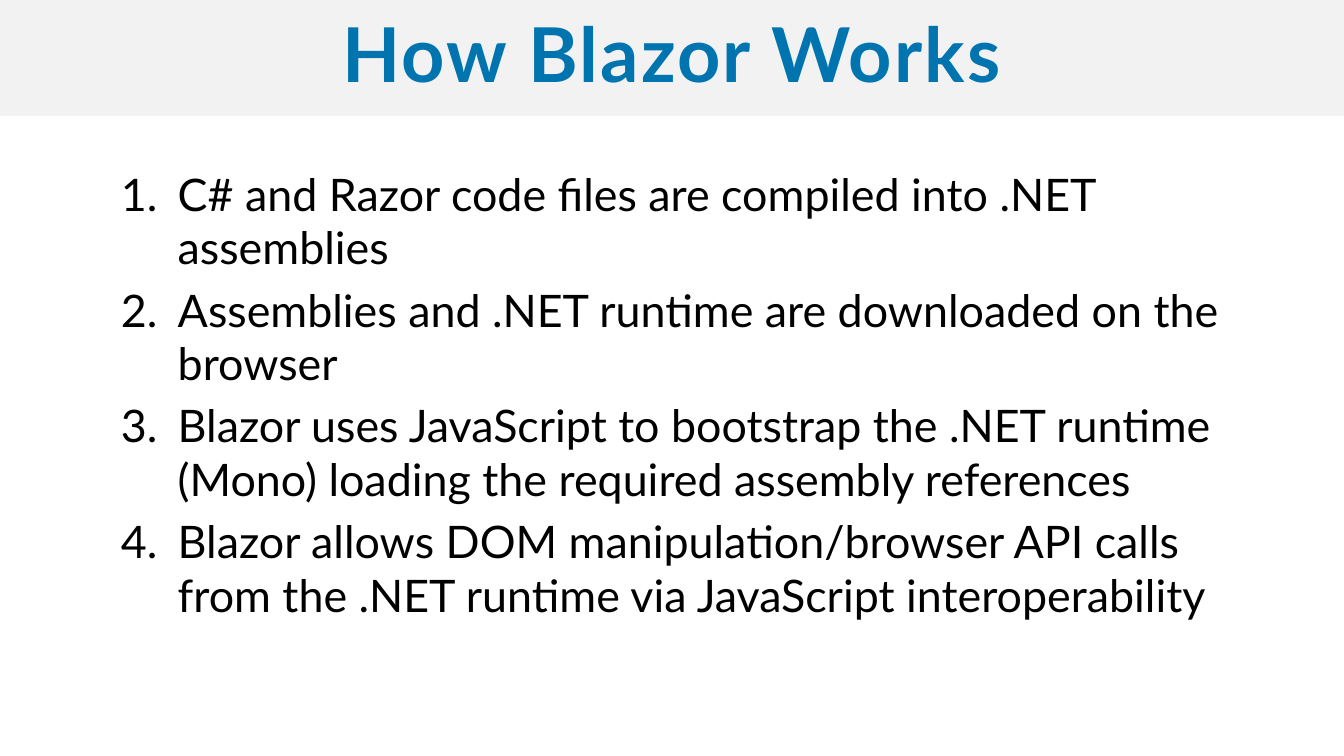
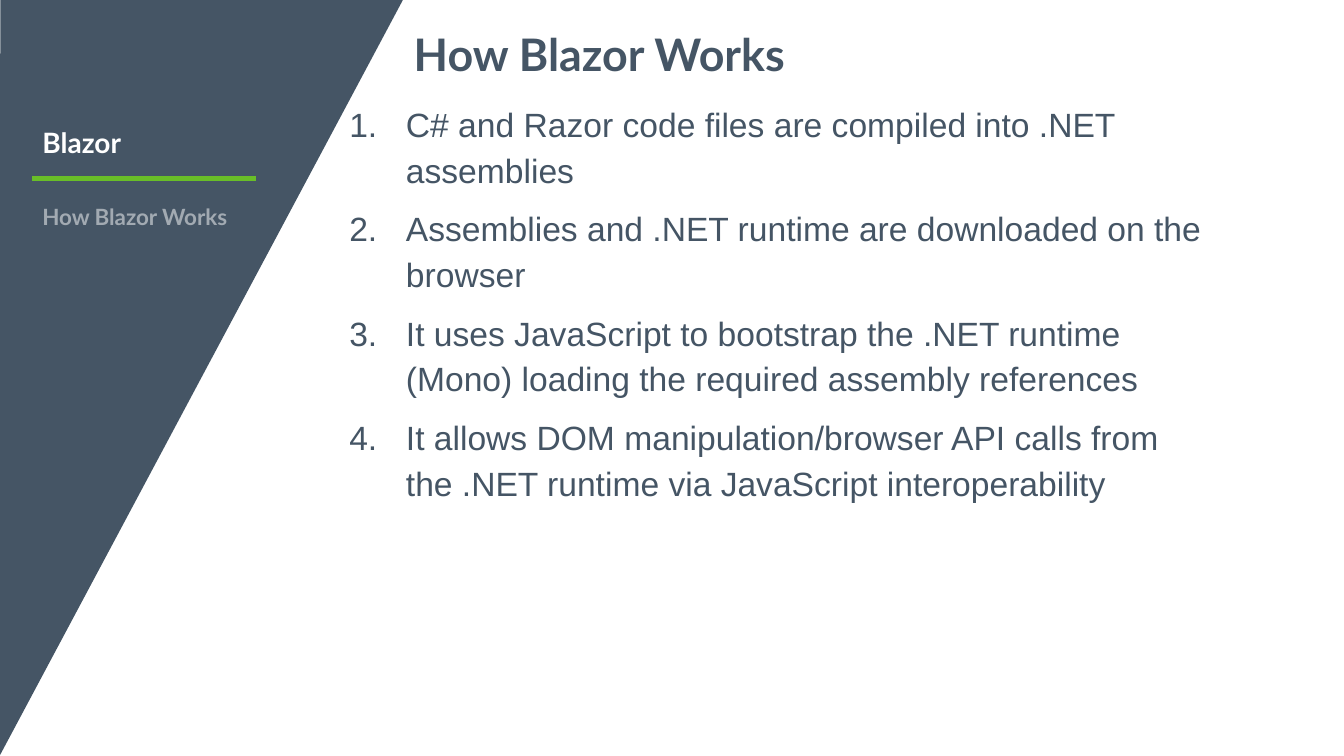
Before and after one commit to sujithq/DevCruiseBlazor, a slide deck: slide 5 of Blazor.pptx. Drawn at 1344x756 pixels with LibreOffice and Linux fonts; fonts in the diff are those of the drawing; background and template pictures are left out. Boxes give left, top, right and bottom in pixels: in the first picture for what was removed or moved away, otherwise in the second. Text is boxed around its words. In the diff, an @@ line names an element or a change of style, - is before the commit and + after.

```diff
--- a/Blazor.pptx
+++ b/Blazor.pptx
@@ freeform shape added at (0,0,403,756), fill #455565 @@
@@ text "How Blazor Works": place and size @@
-text "How Blazor Works" at (0,0,1344,116)
+text "How Blazor Works" at (414,37,784,72)
@@ text "How Blazor Works" at (414,37,784,72): size 54 to 32 pt, text colour #0074AF to #455565, letter spacing 1.6 to 0 pt; alignment centre to left; line spacing 0.9 to 0.8; more space between paragraphs; vertical alignment middle to top; fill #F2F2F2 to none @@
@@ text "C# and Razor code files ...": place and size @@
-text "C# and Razor code files ..." at (178,178,1219,620)
+text "C# and Razor code files ..." at (406,112,1201,503)
@@ text at (406,112,1201,288): size 32 to 24 pt, font Lato to Arial, text colour #000000 to #455565 in "C# and Razor code files are compiled ...", "Assemblies and .NET runtime are downloaded on ..."; line spacing 1 to 1.14; more space between paragraphs @@
@@ text added at (42,132,121,153), 20 pt, text #FFFFFF, bold @@
+Blazor
@@ line added from (32, 178) to (256, 178), #69BE28 3 pt @@
@@ text added at (42,208,227,225), 16 pt, text #A2AAB2, bold @@
+How Blazor Works
@@ text at (406,321,1158,503): text changed; size 32 to 24 pt; font Lato to Arial; text colour #000000 to #455565 @@
-  3. Blazor uses JavaScript to bootstrap the .NET runtime (Mono) loading the required assembly references
-  4. Blazor allows DOM manipulation/browser API calls from the .NET runtime via JavaScript interoperability
+  3. It uses JavaScript to bootstrap the .NET runtime (Mono) loading the required assembly references
+  4. It allows DOM manipulation/browser API calls from the .NET runtime via JavaScript interoperability
```
Also in this commit, not shown: 22 other slides changed, 8 slides added, 7 slides removed, 2 other files.
